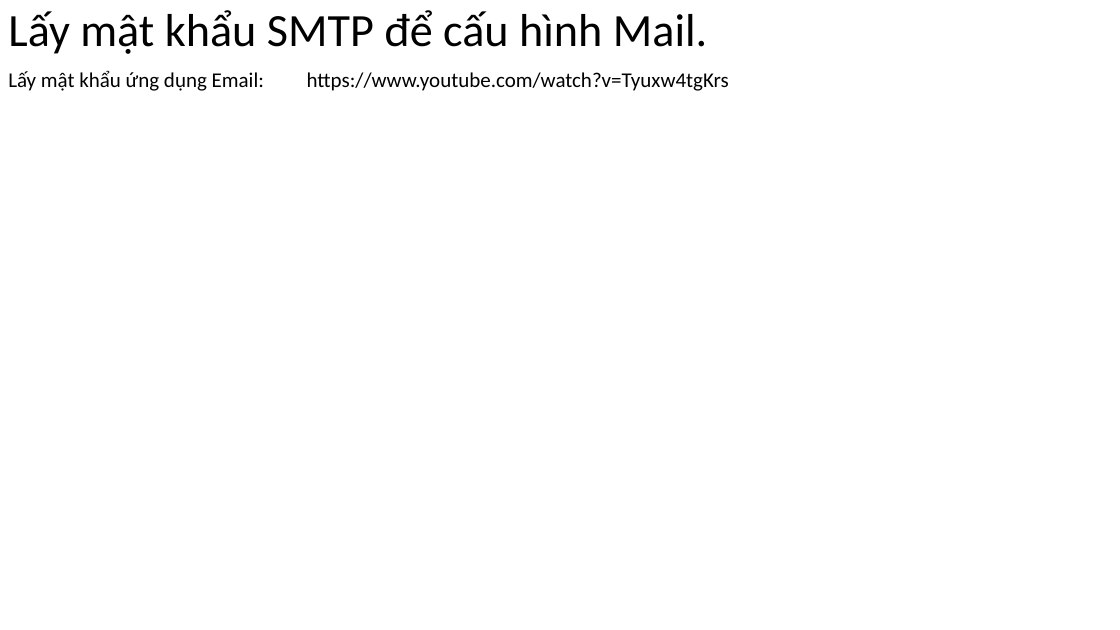
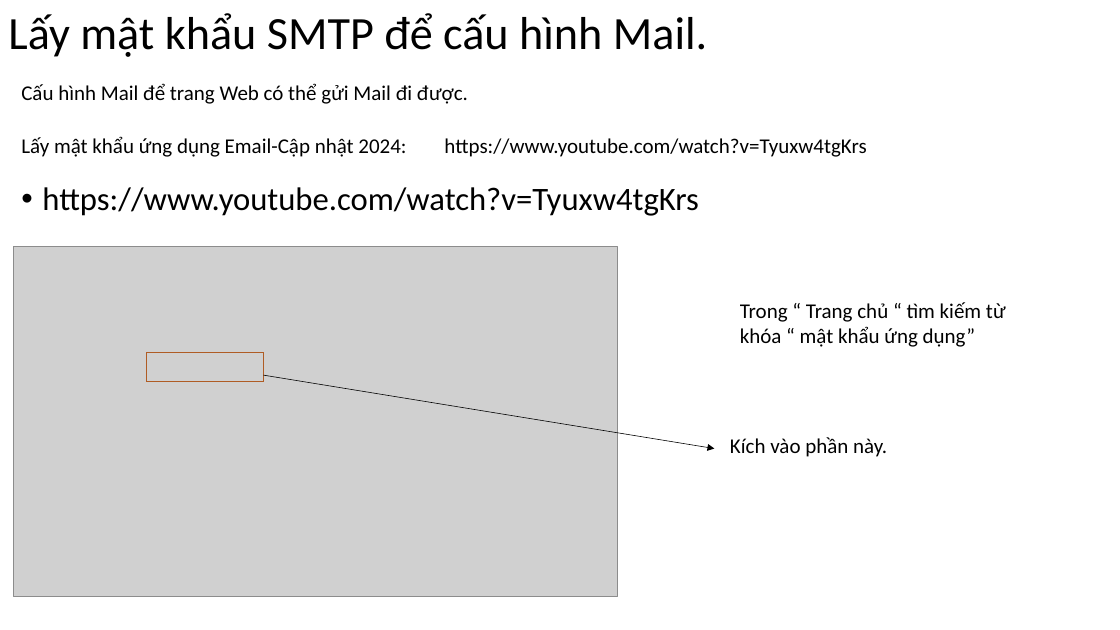
Before and after one commit to DangVanDoan05/WordPress, a slide deck: slide 28 of Tạo trang liên hệ trong WebSite.pptx. Drawn at 1120x630 pixels with LibreOffice and Linux fonts; fonts in the diff are those of the drawing; grey boxes stand for pictures. Boxes give left, top, right and bottom in pixels: in the first picture for what was removed or moved away, otherwise in the second. Text is boxed around its words. In the diff, an @@ line names an element or a change of style, - is before the commit and + after.

```diff
--- a/Tạo trang liên hệ trong WebSite.pptx
+++ b/Tạo trang liên hệ trong WebSite.pptx
@@ text added at <box>21,83,468,104</box>, 18 pt, text #000000 @@
+Cấu hình Mail để trang Web có thể gửi Mail đi được.
@@ text at <box>21,136,866,157</box>: text changed @@
-Lấy mật khẩu ứng dụng Email: https://www.youtube.com/watch?v=Tyuxw4tgKrs
+Lấy mật khẩu ứng dụng Email-Cập nhật 2024: https://www.youtube.com/watch?v=Tyuxw4tgKrs
@@ text added at <box>42,187,698,216</box>, 28 pt, text #000000 @@
+• https://www.youtube.com/watch?v=Tyuxw4tgKrs
@@ picture added at <box>13,246,618,597</box> @@
@@ text added at <box>740,302,1006,347</box>, 18 pt, text #000000 @@
+Trong “ Trang chủ “ tìm kiếm từ khóa “ mật khẩu ứng dụng”
@@ rectangle added at <box>147,353,264,381</box>, outline #AF5C24 1 pt @@
@@ arrow added from (264, 376) to (714, 449), #000000 0.5 pt @@
@@ text added at <box>730,437,887,457</box>, 18 pt, text #000000 @@
+Kích vào phần này.
```
Also in this commit, not shown: 7 other slides changed, 13 slides added, 1 slide removed, 3 other files.
